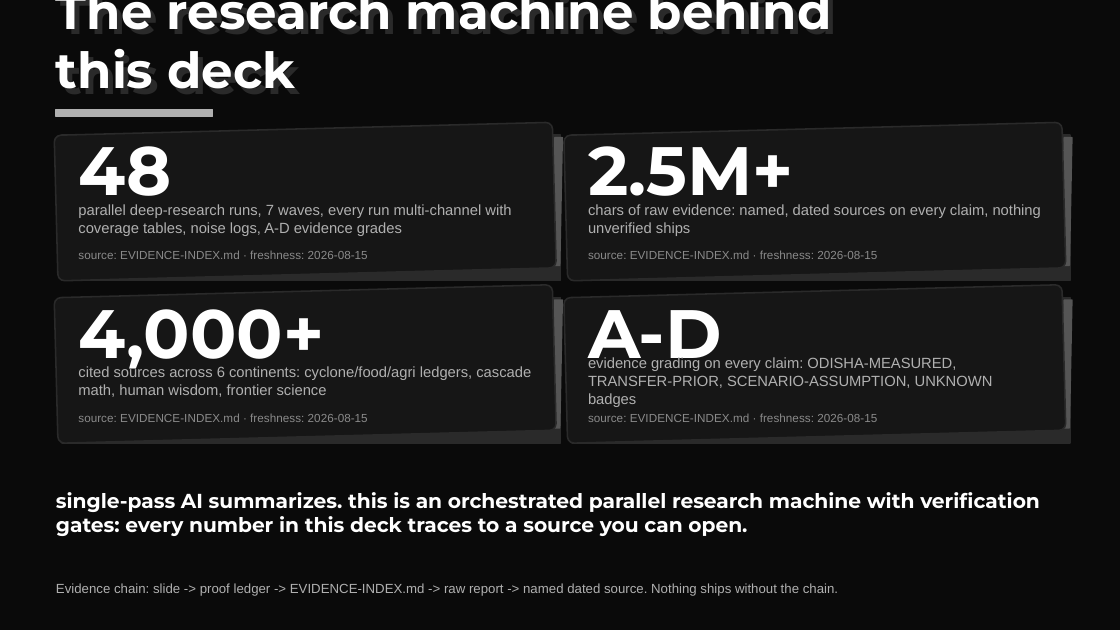
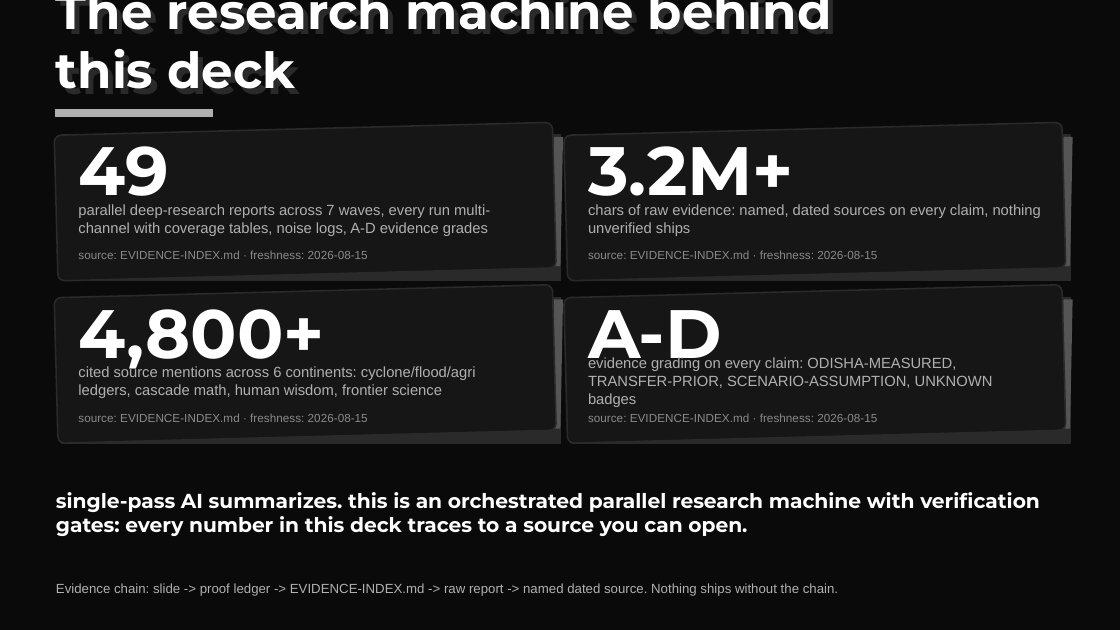
Before and after one commit to harshgounder/craft-n-code, a slide deck: slide 3 of scaffold/deck/KrishiSetu-Round0-20260816.pptx. Drawn at 1120x630 pixels with LibreOffice and Linux fonts; fonts in the diff are those of the drawing. Boxes give left, top, right and bottom in pixels: in the first picture for what was removed or moved away, otherwise in the second. Text is boxed around its words. In the diff, an @@ line names an element or a change of style, - is before the commit and + after.

Commit message:
R17+R18 landed (harvest-now + do-not-harvest rules, 21/21 tests), R18 tillering trigger, team slide corrected (Harsh=everything, Ayush=deck+design, Sujal=deck assist), research machine 49/7/3.2M/4,800, demo-script fixed, deck content latest

```diff
--- a/scaffold/deck/KrishiSetu-Round0-20260816.pptx
+++ b/scaffold/deck/KrishiSetu-Round0-20260816.pptx
@@ text at bbox=[78, 146, 168, 211]: text changed @@
-48
+49
@@ text at bbox=[588, 146, 794, 211]: text changed @@
-2.5M+
+3.2M+
@@ text at bbox=[78, 204, 490, 236]: text changed @@
-parallel deep-research runs, 7 waves, every run multi-channel with coverage tables, noise logs, A-D evidence grades
+parallel deep-research reports across 7 waves, every run multi-channel with coverage tables, noise logs, A-D evidence grades
@@ text at bbox=[78, 309, 324, 373]: text changed @@
-4,000+
+4,800+
@@ text at bbox=[78, 365, 476, 398]: text changed @@
-cited sources across 6 continents: cyclone/food/agri ledgers, cascade math, human wisdom, frontier science
+cited source mentions across 6 continents: cyclone/flood/agri ledgers, cascade math, human wisdom, frontier science
```
Also in this commit, not shown: 1 other slide changed, 7 other files.
